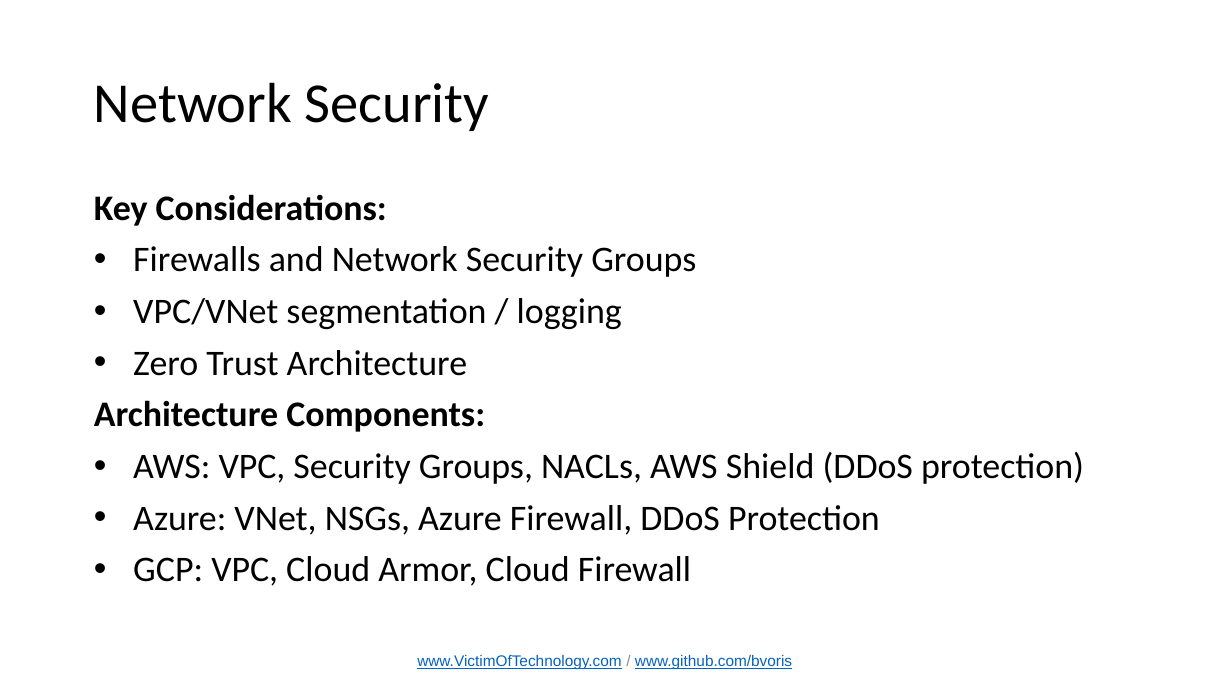
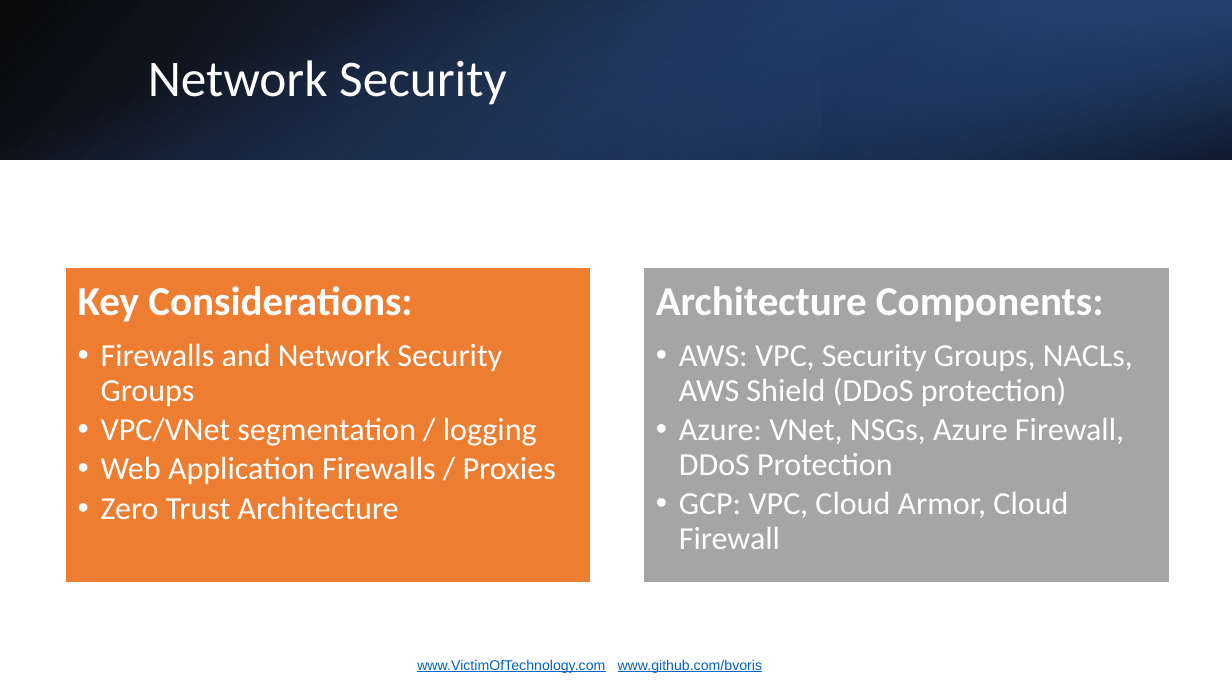
Before and after one commit to bvoris/InfraGardPresentation, a slide deck: slide 7 of InfraGard April Chapter Meeting Cloud Security.pptx. Drawn at 1232x693 pixels with LibreOffice and Linux fonts; fonts in the diff are those of the drawing. Boxes give left, top, right and bottom in pixels: in the first picture for what was removed or moved away, otherwise in the second. Text is boxed around its words. In the diff, an @@ line names an element or a change of style, - is before the commit and + after.

```diff
--- a/InfraGard April Chapter Meeting Cloud Security.pptx
+++ b/InfraGard April Chapter Meeting Cloud Security.pptx
@@ rectangle added at (0, 0, 1232, 159), fill gradient #000000 to #2F5597 @@
@@ rectangle added at (0, 0, 1232, 159), fill gradient #4472C4 to #000000 @@
@@ rectangle added at (822, 0, 1232, 159), fill gradient #203864 to #4472C4 @@
@@ title "Network Security": place and size @@
-title "Network Security" at (94, 82, 489, 131)
+title "Network Security" at (148, 60, 507, 105)
@@ title "Network Security" at (148, 60, 507, 105): size 44 to 40 pt, text colour #000000 to #FFFFFF @@
@@ text at (94, 194, 696, 376): paragraphs removed @@
-Key Considerations:
-• Firewalls and Network Security Groups
-• VPC/VNet segmentation / logging
-• Zero Trust Architecture
@@ rectangle added at (66, 268, 592, 583), fill #ED7D31, outline #FFFFFF 1 pt @@
@@ text "Architecture Components:": place and size @@
-text "Architecture Components:" at (94, 194, 1084, 586)
+text "Architecture Components:" at (656, 286, 1133, 549)
@@ text "Architecture Components:" at (656, 286, 1133, 549): size 28 to 32 pt in "Architecture Components:"; text colour #000000 to #FFFFFF; size 28 to 25 pt in "AWS: VPC, Security Groups, NACLs, AWS Shield ...", "Azure: VNet, NSGs, Azure Firewall, DDoS Protection", "GCP: VPC, Cloud Armor, Cloud Firewall"; more space between paragraphs; list level 1 to 2 in "AWS: VPC, Security Groups, NACLs, ..."; list level 1 to 2 in "Azure: VNet, NSGs, Azure Firewall, ..."; list level 1 to 2 in "GCP: VPC, Cloud Armor, Cloud ..." @@
@@ rectangle added at (643, 268, 1169, 583), fill #A5A5A5, outline #FFFFFF 1 pt @@
@@ text added at (78, 286, 556, 520), 25 pt, text #FFFFFF @@
+Key Considerations:
+  • Firewalls and Network Security Groups
+  • VPC/VNet segmentation / logging
+  • Web Application Firewalls / Proxies
+  • Zero Trust Architecture
@@ text "www.VictimOfTechnology.com / www.github.com/bvoris" at (417, 659, 763, 673): size 12 to 11 pt; text colour #8C8C8C to #FFFFFF in "/"; alignment centre to left; more space between paragraphs @@
```
Also in this commit, not shown: 10 other slides changed.
